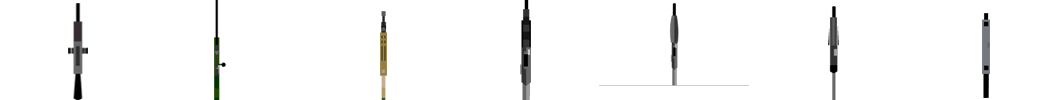
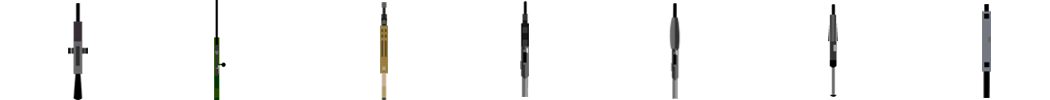
Before/after of a 1050×100 layered artwork. What changed in the layer stack:
painted on "UMP" over [982, 4, 991, 98]
painted on "mp5" (1st of 3) over [828, 4, 839, 100]
painted on "m16" (1st of 2) over [599, 3, 749, 99]
painted on "m4" over [520, 0, 531, 100]
painted on "SCAR" over [380, 2, 388, 100]
